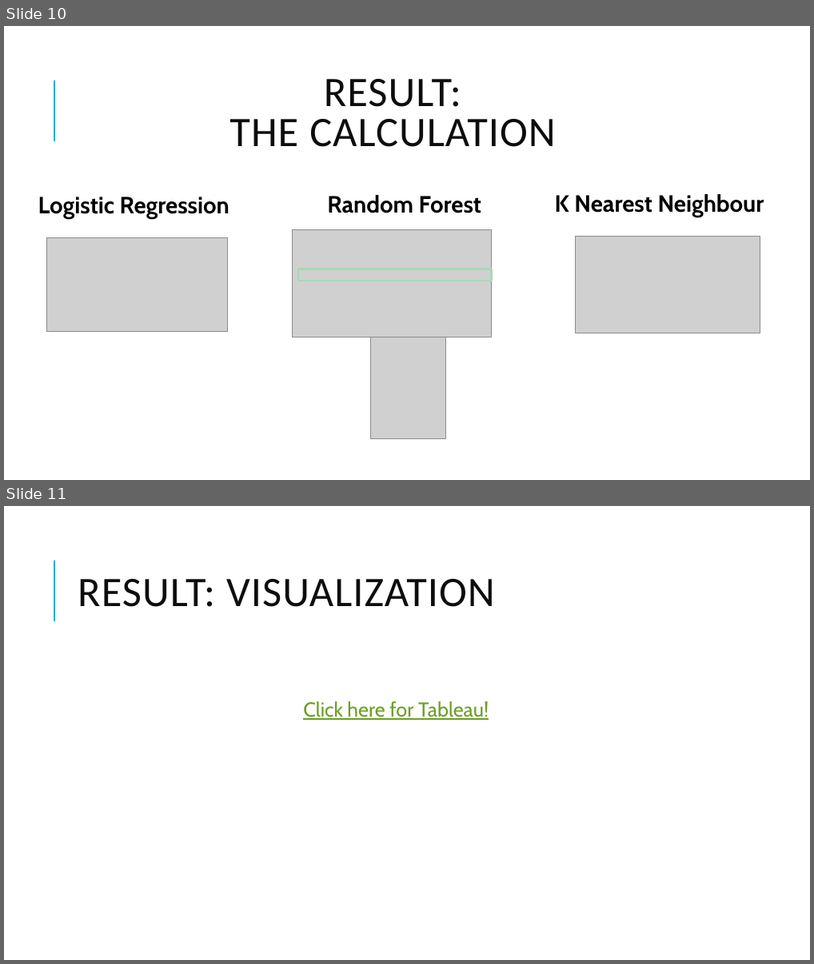
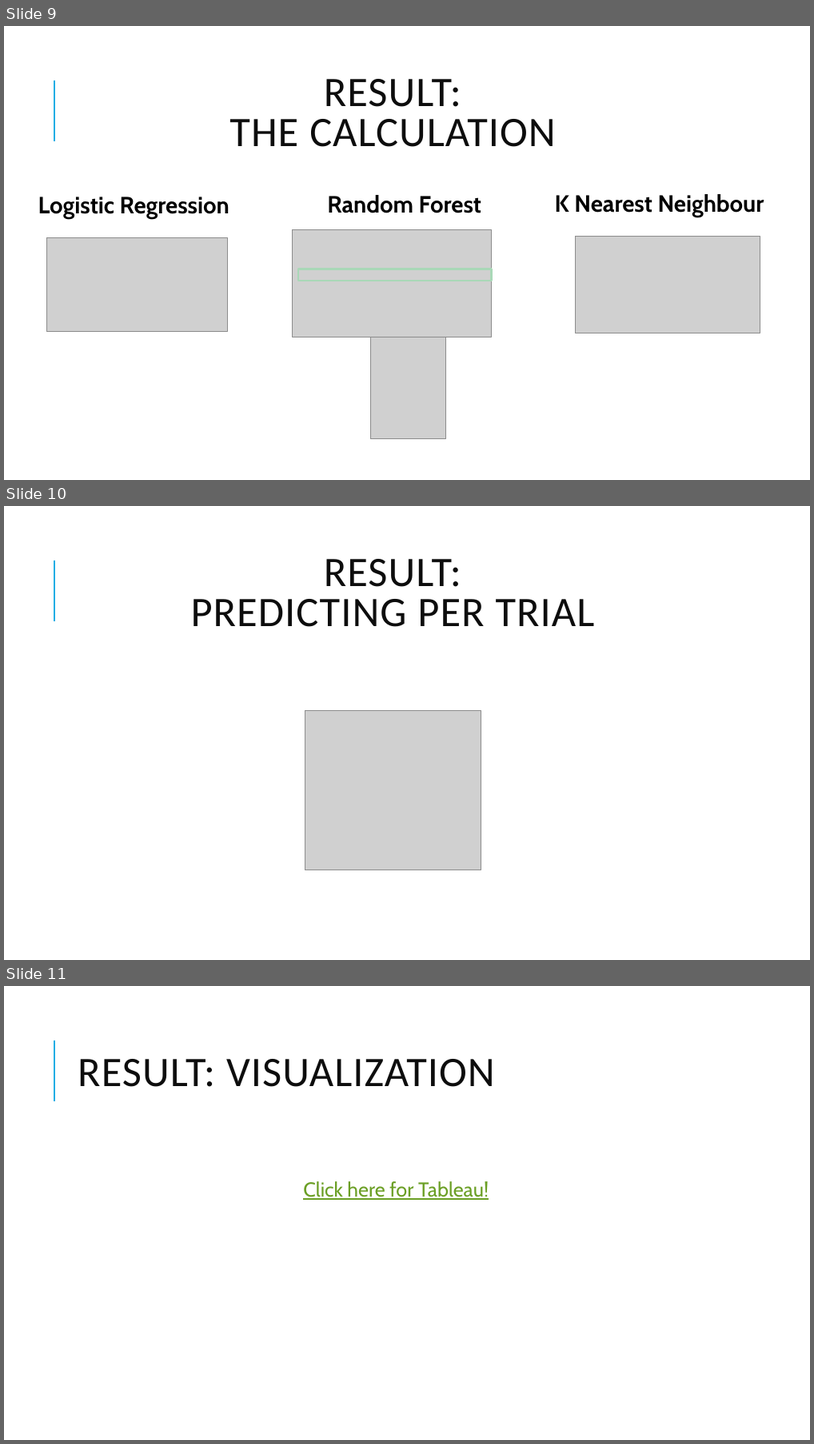
Before and after one commit to sigkarmoil/Clinical_Trial_Machine_Learning, a slide deck: Resources/Clinical Trial.pptx. Shown one above the other, each under a label of ours: slides 10 and 11 before the commit, slides 9, 10 and 11 after it. The pictures are 814x964 and 814x1444 pixels, drawn with LibreOffice and Linux fonts; fonts in the diff are those of the drawing; grey boxes stand for pictures. Boxes give left, top, right and bottom in pixels: in the first picture for what was removed or moved away, otherwise in the second. Text is boxed around its words. In the diff, an @@ line names an element or a change of style, - is before the commit and + after.

```diff
--- a/Resources/Clinical Trial.pptx
+++ b/Resources/Clinical Trial.pptx
@@ slide 10 added at <box>4,506,810,960</box>, background #FFFFFF; not listed: 1 template element that a slide beside it also shows @@
@@ title added at <box>191,559,595,627</box>, 50 pt, text #0D0D0D @@
+RESULT:
+PREDICTING PER TRIAL
@@ picture added at <box>306,711,482,870</box> @@
@@ what was slide 10 is now slide 9 @@
```
Also in this commit, not shown: 3 slides changed, 1 slide removed, 1 other file.
